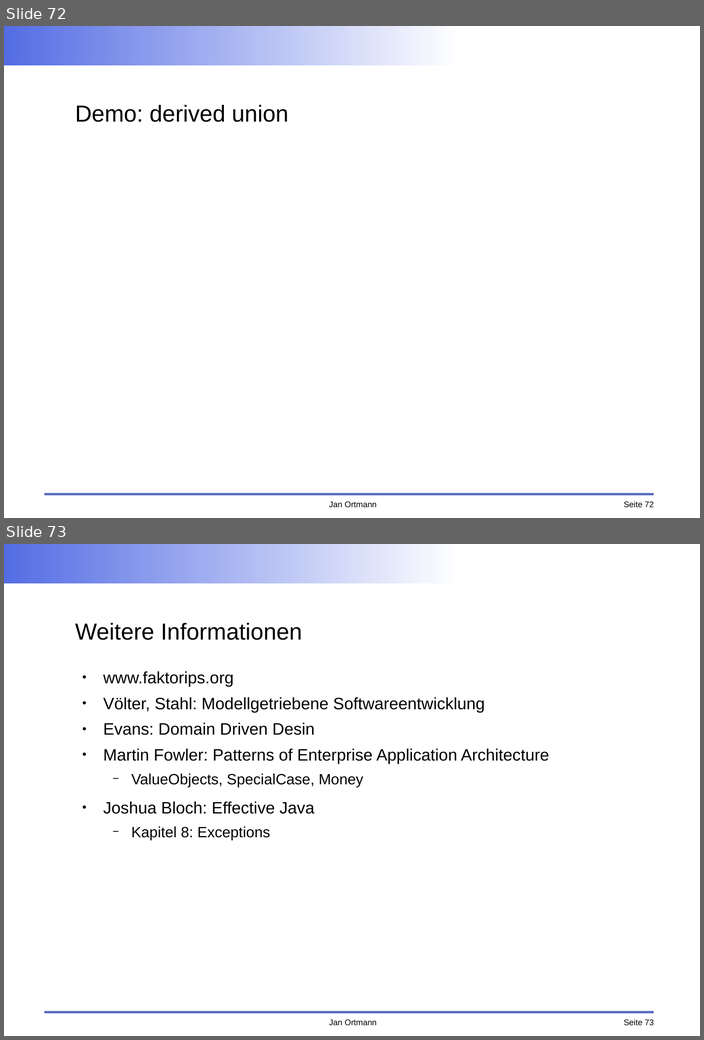
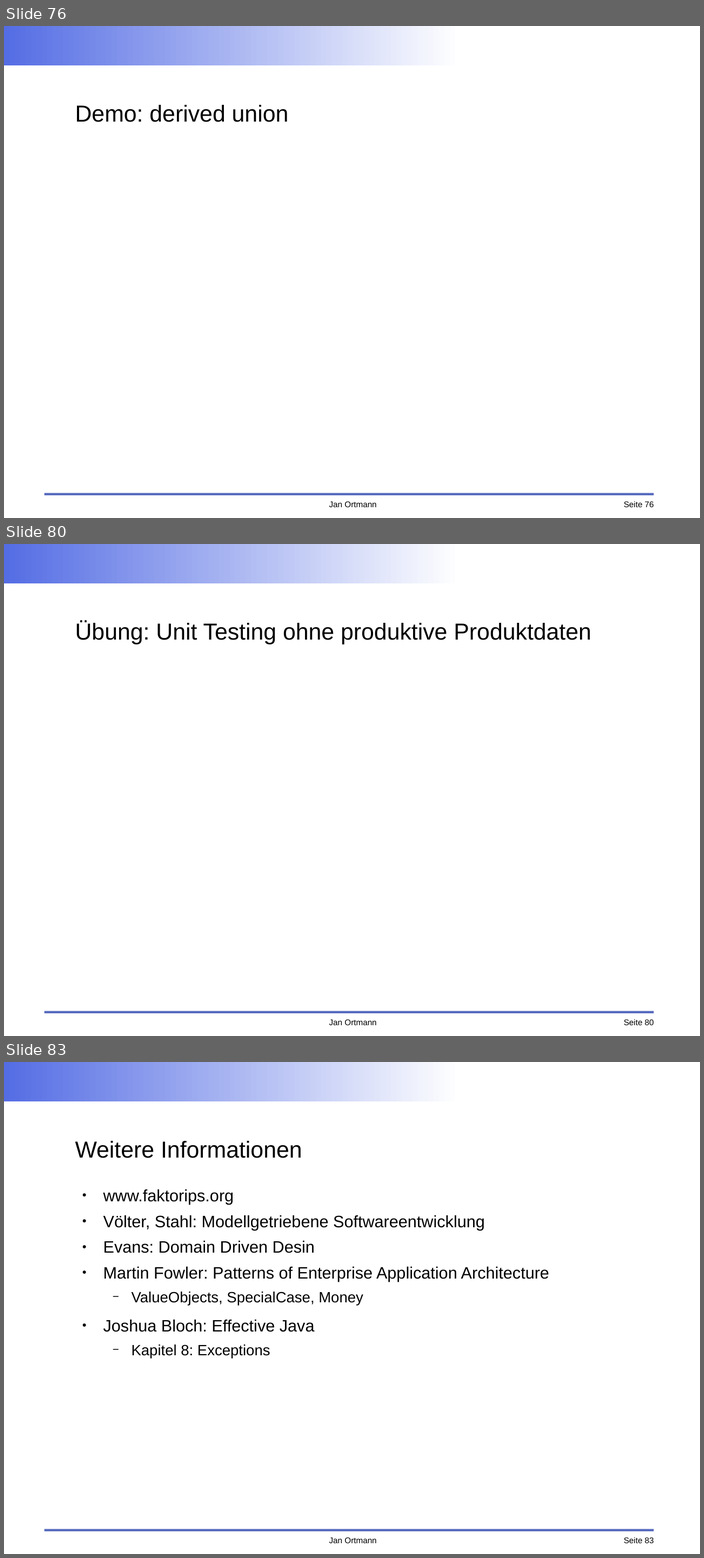
Before and after one commit to faktorips/faktorips.base, a slide deck: org.faktorips.doc/schulung/anwendungsentwicklung/FaktorIPS-Schulung.odp. Shown one above the other, each under a label of ours: slides 72 and 73 before the commit, slides 76, 80 and 83 after it; the slides between them are not shown. The pictures are 704x1040 and 704x1558 pixels, drawn with LibreOffice and Linux fonts; fonts in the diff are those of the drawing; background and template pictures are left out. Boxes give left, top, right and bottom in pixels: in the first picture for what was removed or moved away, otherwise in the second. Text is boxed around its words. In the diff, an @@ line names an element or a change of style, - is before the commit and + after.

```diff
--- a/org.faktorips.doc/schulung/anwendungsentwicklung/FaktorIPS-Schulung.odp
+++ b/org.faktorips.doc/schulung/anwendungsentwicklung/FaktorIPS-Schulung.odp
@@ slide 80 added at (4,544,700,1036), background #FFFFFF; not listed: 4 template elements that a slide beside it also shows @@
@@ title added at (75,621,591,644), 28 pt, text #000000 @@
+Übung: Unit Testing ohne produktive Produktdaten
@@ what was slide 72 is now slide 76 @@
@@ page number at (623,501,654,507): text changed @@
-Seite 72
+Seite 76
@@ what was slide 73 is now slide 83 @@
@@ page number at (623,1537,654,1543): text changed @@
-Seite 73
+Seite 83
```
Also in this commit, not shown: 14 slides changed, 10 other slides added, 1 slide removed, 11 other files.
